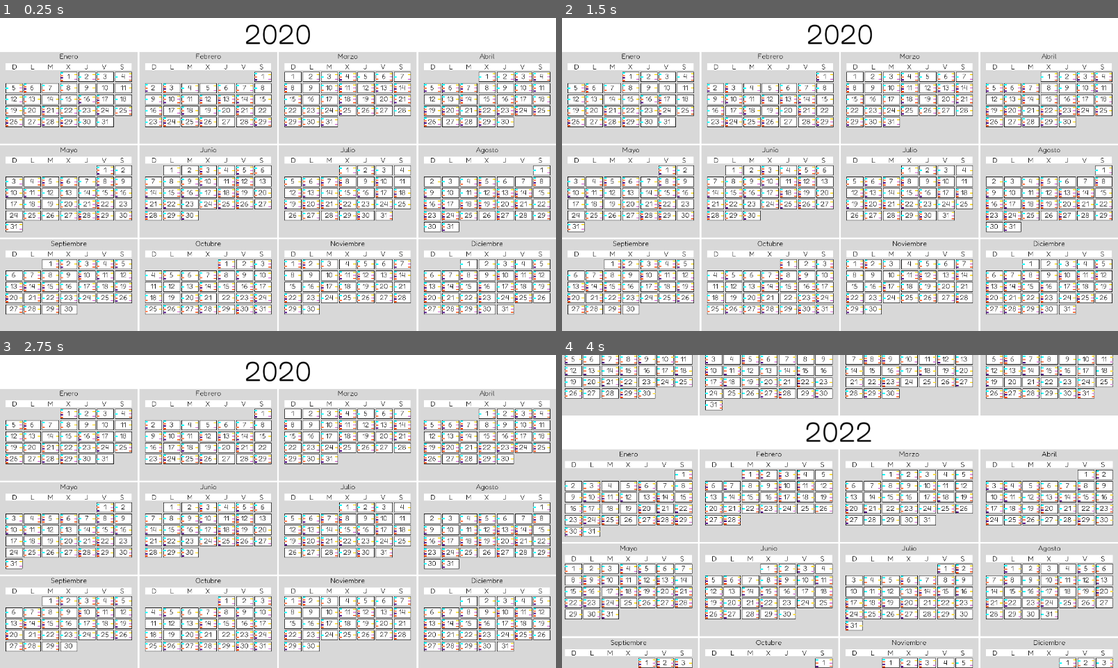
Above: before the commit, frames 1-4 (two rows, left to right).
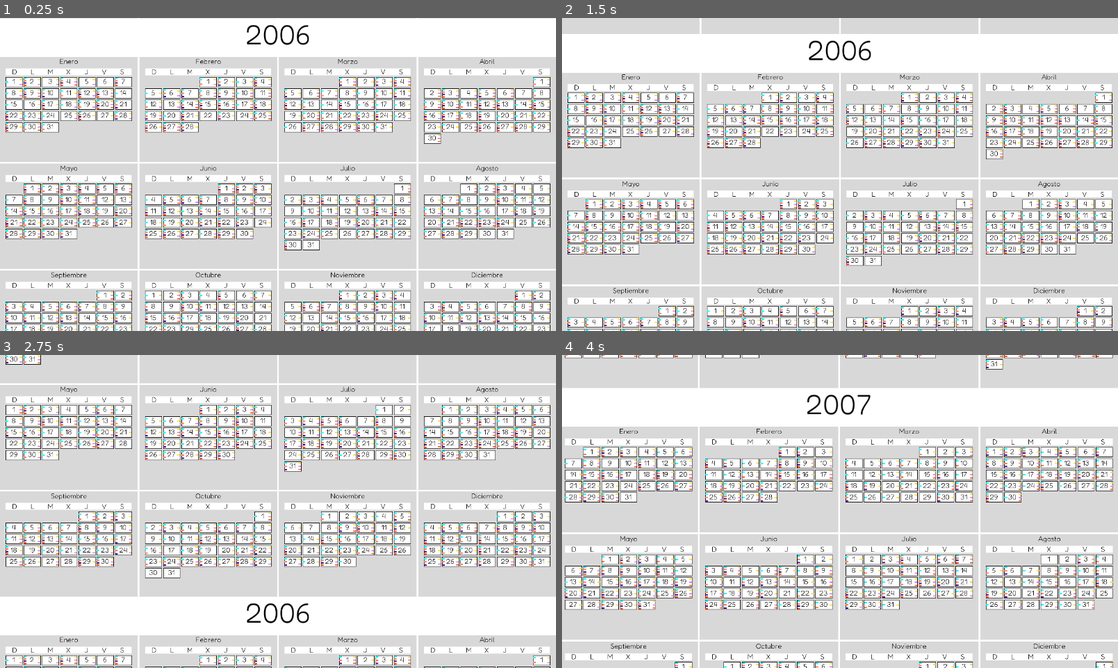
Above: after the commit, the same moments.

Repository: LeoleUCAB/herramienta-rrhh
Game: Godot game, scene res://Calendar.tscn
The game is run twice, just before and just after one commit, with the same random seed, the same clock (stepped at 60 frames per second) and the same inputs.
Inputs (mouse positions are in pixels of both pictures, inside the frame that each line leads up to):
- Up to frame 1 (0.25 s): no input
- Up to frame 2 (1.5 s): tap Enter at 0.5 s; move the mouse to (962, 158) at 0.52 s; press the mouse at (962, 158) at 0.53 s; release the mouse at (962, 158) at 1.25 s; tap Space at 1.25 s; drag from (728, 190) to (812, 237) at 1.27 s
- Up to frame 3 (2.75 s): move the mouse to (333, 442) at 2.02 s; tap Mouse wheel down (cam_zoom_out) at 2.1 s; click (333, 442) at 2.17 s
- Up to frame 4 (4 s): tap Enter at 2.75 s; drag from (812, 574) to (673, 464) at 2.77 s; move the mouse to (1006, 558) at 3.52 s; tap Mouse wheel up (cam_zoom_in) at 3.6 s; click (1006, 558) at 3.67 s

The runs differ from the first frame. In frame 1, 48% of the frame differs, in the area x 0-100%, y 0-100%; in frame 2, 56%; in frame 3, 52%; in frame 4, 50%.

Commit message:
Implentacion inicial de Infinite Scroll
-Implementado el scroll inifinto. Basicamente lo que se hace es que se crea una lista con ColorRect, se encuentra en que posicion en el scroll se encuentra el contenedor, y se introducen 3 años ahi mismo. Cuando se genera la señal de que se ha terminado de hacer scroll, se vuelve a calcular.

Diff:
--- a/Calendar.gd
+++ b/Calendar.gd
@@ -1,13 +1,52 @@
 extends Node2D
 
-onready var scrollContainer = $ScrollContainer/VBoxContainer
+onready var scrollContainer = $ScrollContainer
+onready var vBoxContainer = $ScrollContainer/VBoxContainer
 export var yearScene: PackedScene
 
+var newYearList: Array
+var placeholderList: Array
+
 func _ready():
-	for i in range(5):
-		var newYear = yearScene.instance()
-		newYear.setYear(2020 + i)
-		newYear.rect_min_size = Vector2(35850, 20160)
+	for i in range(30):
+		var placeholder = ColorRect.new()
+		placeholder.rect_min_size = Vector2(35850, 23000)
+		placeholder.set_mouse_filter(Control.MOUSE_FILTER_IGNORE)
+		placeholderList.append(placeholder)
+
+		var newYear
+		newYear = yearScene.instance()
+		newYear.setYear(2000 + i)
+		newYear.rect_min_size = Vector2(35850, 23000)
 		newYear.set_mouse_filter(Control.MOUSE_FILTER_IGNORE)
-		scrollContainer.add_child(newYear)
+		newYearList.append(newYear)
+
+	var scrollList = Array() + placeholderList
+	scrollList.insert(5, newYearList[5])
+	scrollList.insert(6, newYearList[6])
+	scrollList.insert(7, newYearList[7])
+
+	for item in scrollList:
+		vBoxContainer.add_child(item)
+
+	yield(get_tree(), "idle_frame") #wait one frame to set scroll, it just works
+	scrollContainer.set_v_scroll(23000*6)
 	pass
+
+func _on_scroll_ended():
+	var currentVPos = scrollContainer.get_v_scroll()
+	var currentRange: Vector2 = Vector2(currentVPos / 23000 - 1, currentVPos / 23000 + 1)
+	var scrollList = Array() + placeholderList
+	for i in range(currentRange[0], currentRange[1] + 1):
+		scrollList.insert(i, newYearList[i])
+
+	delete_children(vBoxContainer)
+	print(scrollList)
+	for item in scrollList:
+		vBoxContainer.add_child(item)
+	prints("ended", currentRange)
+	pass
+
+static func delete_children(node):
+	for n in node.get_children():
+		node.remove_child(n)
--- a/Calendar.tscn
+++ b/Calendar.tscn
@@ -31,3 +31,5 @@
 zoom = Vector2( 28, 28 )
 limit_smoothed = true
 script = ExtResource( 2 )
+
+[connection signal="scroll_ended" from="ScrollContainer" to="." method="_on_scroll_ended"]
--- a/ScrollContainer.gd
+++ b/ScrollContainer.gd
@@ -3,6 +3,8 @@
 func _ready() -> void:
 	pass
 
+# I really don't ike this implementation BUT IT WORKS
+# This stops the scroll window from scrolling if you're using the wheel for anything else.
 func _input(event: InputEvent) -> void:
 	if event is InputEventMouseButton and (event.button_index == BUTTON_WHEEL_DOWN || event.button_index == BUTTON_WHEEL_UP):
 		set_mouse_filter(Control.MOUSE_FILTER_IGNORE)
--- a/scenes/yearView/Year.gd
+++ b/scenes/yearView/Year.gd
@@ -24,13 +24,13 @@
 			"year": year,
 			"month": i + 1,
 			"weekStart": weekStart,
-			"daysInMonth": getDaysInMonth(i+1, year)
+			"daysInMonth": getDaysInMonth(i+1)
 		}
 		newMonth.init(initDict)
 		grid.add_child(newMonth)
 	pass
 
-func getDaysInMonth(month, year):
+func getDaysInMonth(month):
 	var isLeapYear: bool
 	var daysInMonth: int
 	if (year % 4 == 0):
Not shown: 1 places in scenes/yearView/Year.tscn that only renumber resources
